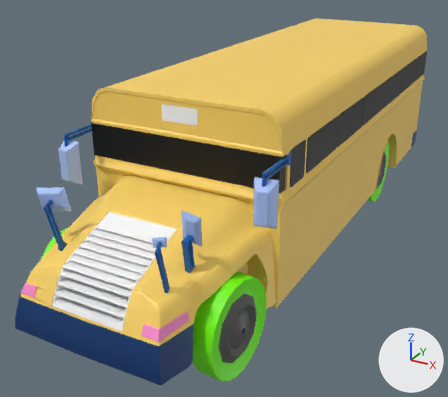
The FBX model DuckerProject/Assets/Models/Bus.fbx as it was, and as the next commit left it.
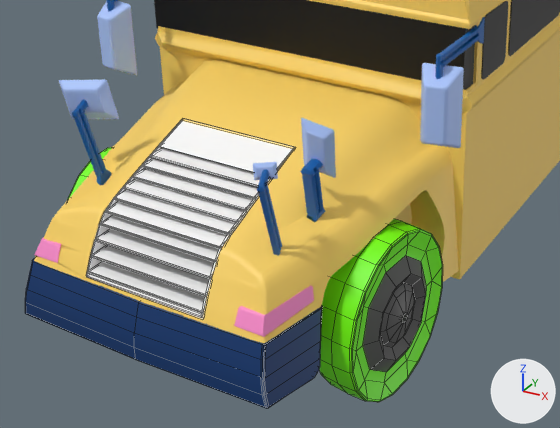
Old and new are each drawn whole from a camera (50 mm lens) standing at (0.854, -2.051, 0.715) and looking at (-0.083, -0.347, -0.137) and again close up on the part from 0% to 75% of the width and 35% to 100% of the height. Every picture has the same lights, and +X, +Y and +Z are marked at lower right. The close-ups show mesh edges as thin lines. Where no turn or scale is listed for an object, it has been applied to the vertices.

Objects in the first close-up: 'Bumpers_Export', 'Front_Wheels_Export', 'Grill_Export', 'Left_Light_Export', 'Mirrors_Export', 'Windshield_Export', 'pCube51', 'pCube60', 'polySurface33', 'polySurface35'.
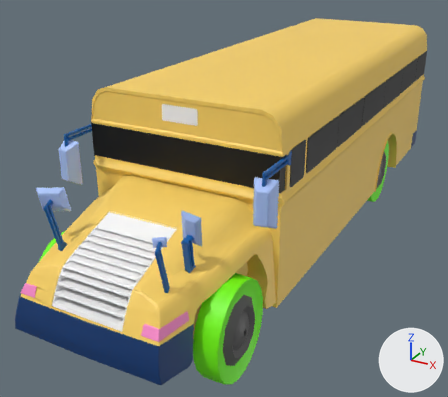
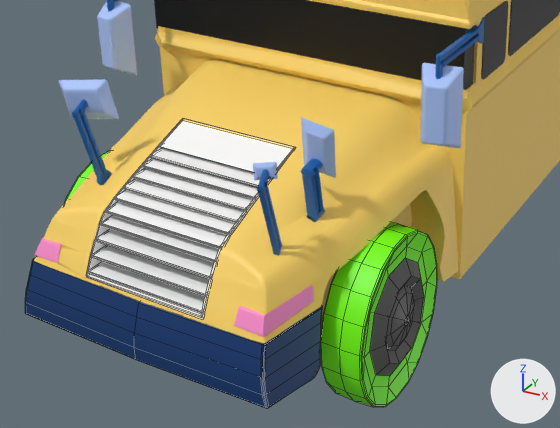
The newer file is also turned or shifted as a whole; pictures and numbers use the older file's frame.

The change, as a diff of the scene's bpy script:
```diff
--- a/DuckerProject/Assets/Models/Bus.fbx.py
+++ b/DuckerProject/Assets/Models/Bus.fbx.py
@@ me_mesh_009_1 @@
+me_mesh_009_1.from_pydata(...)  # 746 vertices, 766 faces; spans x -0.283..0.283, y -0.124..0.124, z -0.132..0.132
+# faces by material slot: [566, 200]
+me_mesh_009_1.materials.append(mat_wheels)  # green #74ff00
+me_mesh_009_1.materials.append(mat_hub_caps)  # dark grey #5c5c5c
@@ ob_front_wheels_export @@
-ob_front_wheels_export = bpy.data.objects.new('Front_Wheels_Export', me_mesh_002)
-ob_front_wheels_export.location = (0.017, -0.943, -0.171)
@@ ob_bus_front_wheels @@
+ob_bus_front_wheels = bpy.data.objects.new('Bus_Front_Wheels', me_mesh_009_1)
+ob_bus_front_wheels.location = (0.024, -0.951, -0.171)
```

Boxes (x1, y1, x2, y2) around the edits, measured in the close-ups (560 x 428 px):
'Front_Wheels_Export', deleted
    before: (68, 147, 443, 402)
    faces in mat_wheels (green #74ff00): (68, 147, 443, 402)
    faces in mat_hub_caps (dark grey #5c5c5c): (363, 256, 426, 372)
'Bus_Front_Wheels', added
    after: (65, 150, 437, 407)
    faces in mat_wheels (green #74ff00): (65, 150, 437, 407)
    faces in mat_hub_caps (dark grey #5c5c5c): (370, 258, 424, 376)
